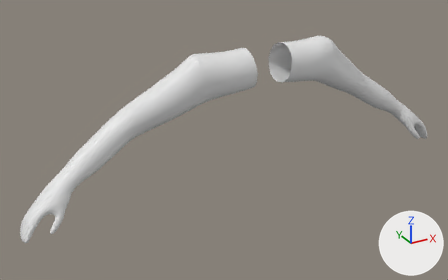
The FBX model Assets/Models/viewmodel.fbx as it was, and as the next commit left it.
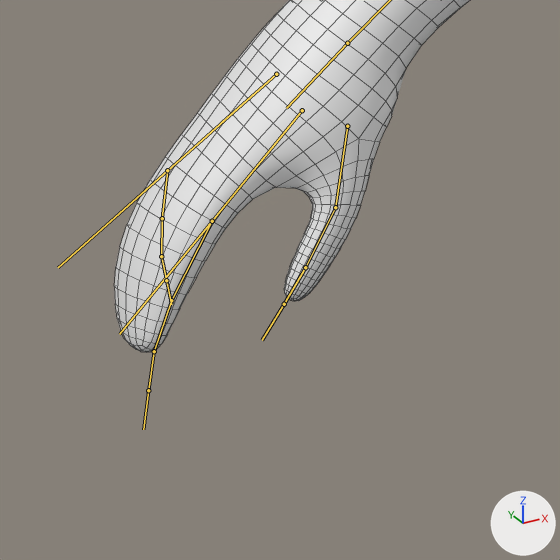
Each version is shown whole from a 50 mm lens placed at (-1.019, -1.591, 0.562), pointed at (-0.111, 0.058, -0.262), then close up on the part from 0% to 22% of the width and 65% to 100% of the height. The axes (+X, +Y, +Z) are drawn at lower right. The lights are the same throughout. The bones that bend it are drawn over the model as lines in the close-ups. The close-ups show mesh edges as thin lines.

Objects in the first close-up: 'arms'.
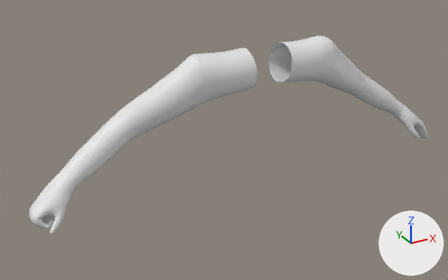
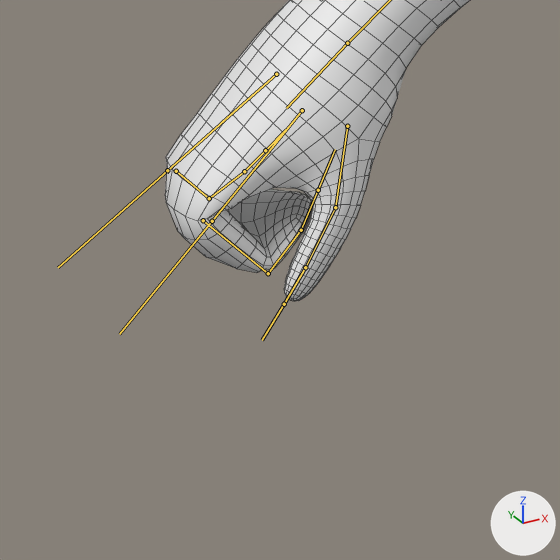
The newer file adds an action. The first version stands in its rest pose; the second is drawn at frame 41 of the action 'armrig|right_hand_close'.

What differs and where, as boxes (x1, y1, x2, y2) in the close-ups (560 x 560 px):
'arms', posed: before (114, 0, 470, 352); after (165, 0, 470, 301)
bone 'DEF-f_index.01.R', root to tip: before (212, 221) to (171, 300); after (203, 220) to (268, 273)
bone 'DEF-f_index.02.R', root to tip: before (171, 300) to (154, 351); after (268, 273) to (301, 230)
bone 'DEF-f_pinky.01.R', root to tip: before (167, 170) to (162, 218); after (176, 171) to (209, 198)
bone 'DEF-f_pinky.02.R', root to tip: before (162, 218) to (161, 256); after (209, 198) to (244, 171)

What the commit changed:
Bone 'DEF-f_index.01.R' (bone_def_f_index_01_r) moves from (0.0, 0.0, 0.0) to (-0.001, 0.001, -0.004).
Bone 'DEF-f_index.01.R' (bone_def_f_index_01_r) turns from (0, 0, 0) to (65, 12, -19) degrees about its own x, y and z.
Bone 'DEF-f_index.01.R' (bone_def_f_index_01_r) is rescaled from (1.0, 1.0, 1.0) to (1.0, 1.03, 1.0).
Bone 'DEF-f_index.02.R' (bone_def_f_index_02_r) turns from (0, 0, 0) to (86, 27, -17) degrees about its own x, y and z.
Bone 'DEF-f_index.02.R' (bone_def_f_index_02_r) is rescaled from (1.0, 1.0, 1.0) to (1.0, 1.0, 0.98).
Bone 'DEF-f_pinky.01.R' (bone_def_f_pinky_01_r) moves from (0.0, 0.0, 0.0) to (0.0, 0.0, 0.004).
Bone 'DEF-f_pinky.01.R' (bone_def_f_pinky_01_r) turns from (0, 0, 0) to (48, 1, -3) degrees about its own x, y and z.
Bone 'DEF-f_pinky.01.R' (bone_def_f_pinky_01_r) is rescaled from (1.0, 1.0, 1.0) to (1.0, 0.91, 1.0).
Bone 'DEF-f_pinky.02.R' (bone_def_f_pinky_02_r) turns from (0, 0, 0) to (77, 2, -5) degrees about its own x, y and z.
Bone 'DEF-f_pinky.02.R' (bone_def_f_pinky_02_r) is rescaled from (1.0, 1.0, 1.0) to (1.0, 1.0, 1.09).
